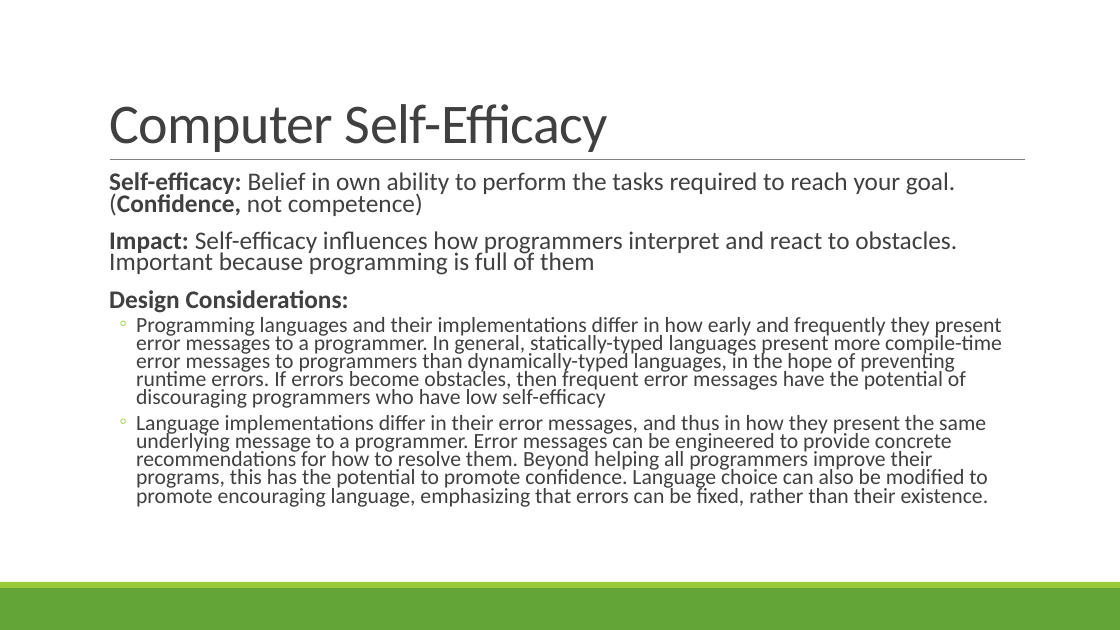
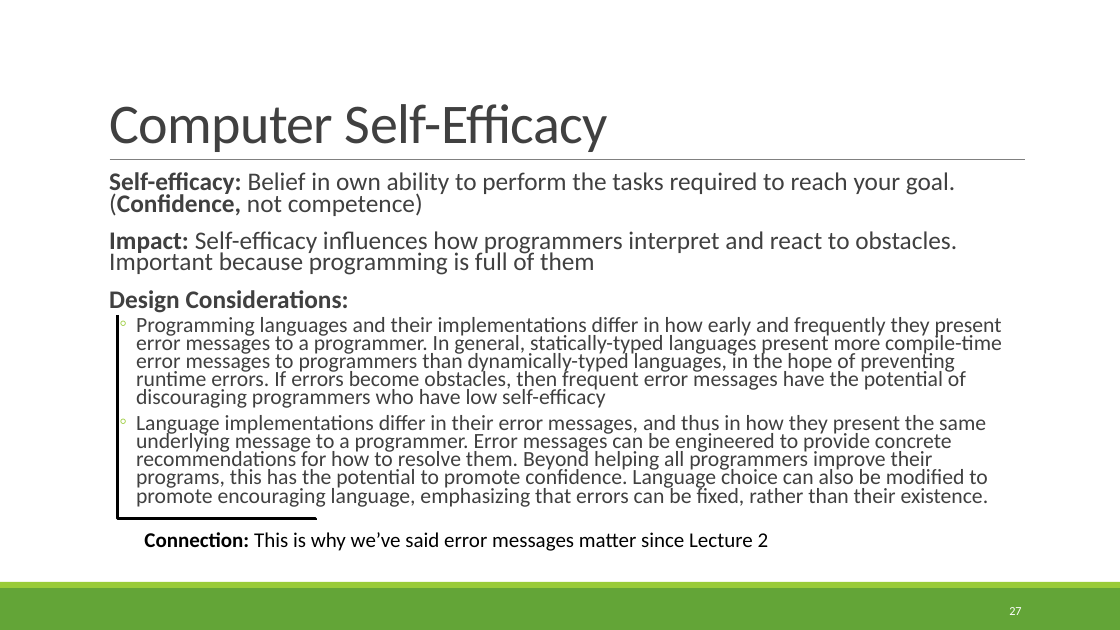
Before and after one commit to rbohrer/pl-course, a slide deck: slide 27 of LectureSlides/10GenderDisability.pptx (slide 25 before the commit). Drawn at 1120x630 pixels with LibreOffice and Linux fonts; fonts in the diff are those of the drawing. Boxes give left, top, right and bottom in pixels: in the first picture for what was removed or moved away, otherwise in the second. Text is boxed around its words. In the diff, an @@ line names an element or a change of style, - is before the commit and + after.

```diff
--- a/LectureSlides/10GenderDisability.pptx
+++ b/LectureSlides/10GenderDisability.pptx
@@ elbow line added from (118, 315) to (316, 519), #000000 2.25 pt @@
@@ text added at (144,532,769,551), 18 pt, text #000000 @@
+Connection: This is why we’ve said error messages matter since Lecture 2
@@ page number added at (1009,607,1021,615), 10.5 pt, text #FFFFFF @@
+27
```
Also in this commit, not shown: 49 other slides changed, 5 slides added.
